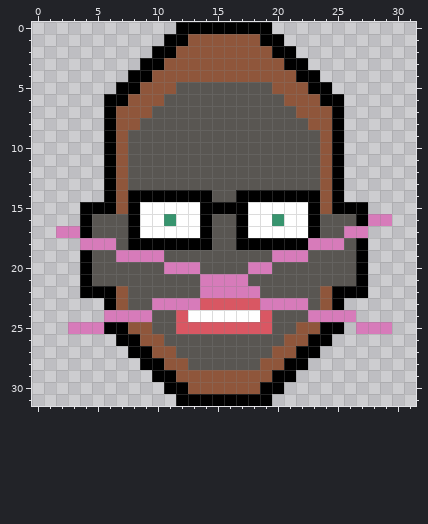
One commit to this pixel-art sprite: project/src/perry_python/textures/food.png. The picture above is the old version.
The file is 32x32 pixels.
After:
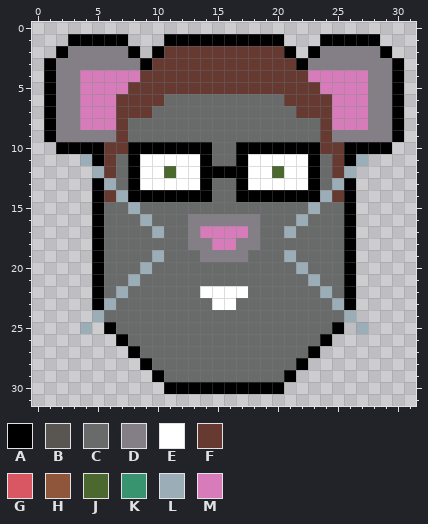
Palette (. is transparent): A #000000  B #595652  C #696a6a  D #847e87  E #ffffff  F #663931  G #d95763  H #8f563b  J #4b692f  K #37946e  L #9badb7  M #d77bba
The exact change:
Changed rows in their new state; - is an unchanged pixel.
first column x 1:
 0 -----------........-----------
 1 --AAAAA-----AAAAAA-----AAAAA--
 2 -ADDDDDA--FFFFFFFFFF--ADDDDDA-
 3 ADDDDDDD-FFFFFFFFFFFF-DDDDDDDA
 4 ADDMMMMMFFFFFFFFFFFFFFMMMMMDDA
 5 ADDMMMMFFFFFFFFFFFFFFFFMMMMDDA
 6 ADDMMMFFFFCCCCCCCCCCFFFFMMMDDA
 7 ADDMMMFFFCCCCCCCCCCCCFFFMMMDDA
 8 ADDMMMFCCCCCCCCCCCCCCCCFMMMDDA
 9 ADDDDDFCCCCCCCCCCCCCCCCFDDDDDA
10 -AAAAFFAAAAAAACCAAAAAAAFFAAAA-
11 ---LAFCAEEEEEACCAEEEEEACFAL---
12 ----LFCAEEJEEAAAAEEJEEACFL----
13 ----ALCAEEEEEACCAEEEEEACLA----
14 ----AFL-------CC-------LFA----
15 ---.-CCLCCCCCCCCCCCCCCLCC-.---
16 ---.ACCCLCCCDDDDDDCCCLCCCA...-
17 -...ACCCCLCCDMMMMDCCLCCCCA.---
18 ---.ACCCCCCCDDMMDDCCCCCCCA.---
19 ---.ACCCCLCCCDDDDCCCLCCCCA.---
20 ---.ACCCLCCCCCCCCCCCCLCCCA.---
21 ---.ACCLCCCCCCCCCCCCCCLCCA.---
22 ---.-CLCCCCCCEEEECCCCCCLC-.---
23 ----ALCCCCCCCCEECCCCCCCCLA----
24 ----LCCCCCCCCCCCCCCCCCCCCL----
25 --.L.-CCCCCCCCCCCCCCCCCC--L..-
26 -------CCCCCCCCCCCCCCCC-------
27 --------CCCCCCCCCCCCCC--------
28 ---------CCCCCCCCCCCC---------
29 ----------CCCCCCCCCC----------
30 ------------AAAAAA------------
31 -----------........-----------
Pixel boxes of the changes (left, top, right, bottom) in both pictures:
changed: (44, 22, 404, 406)
